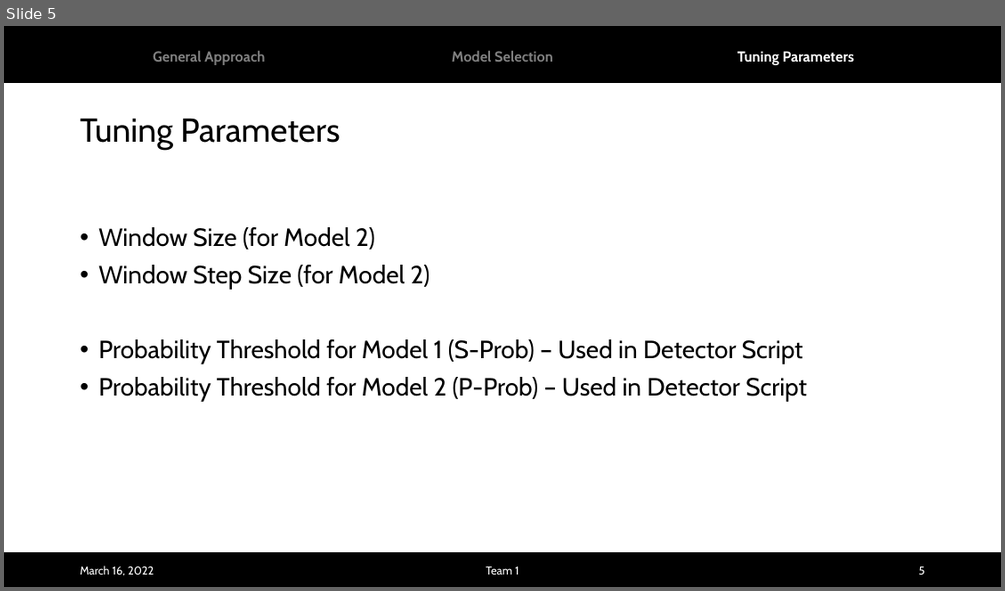
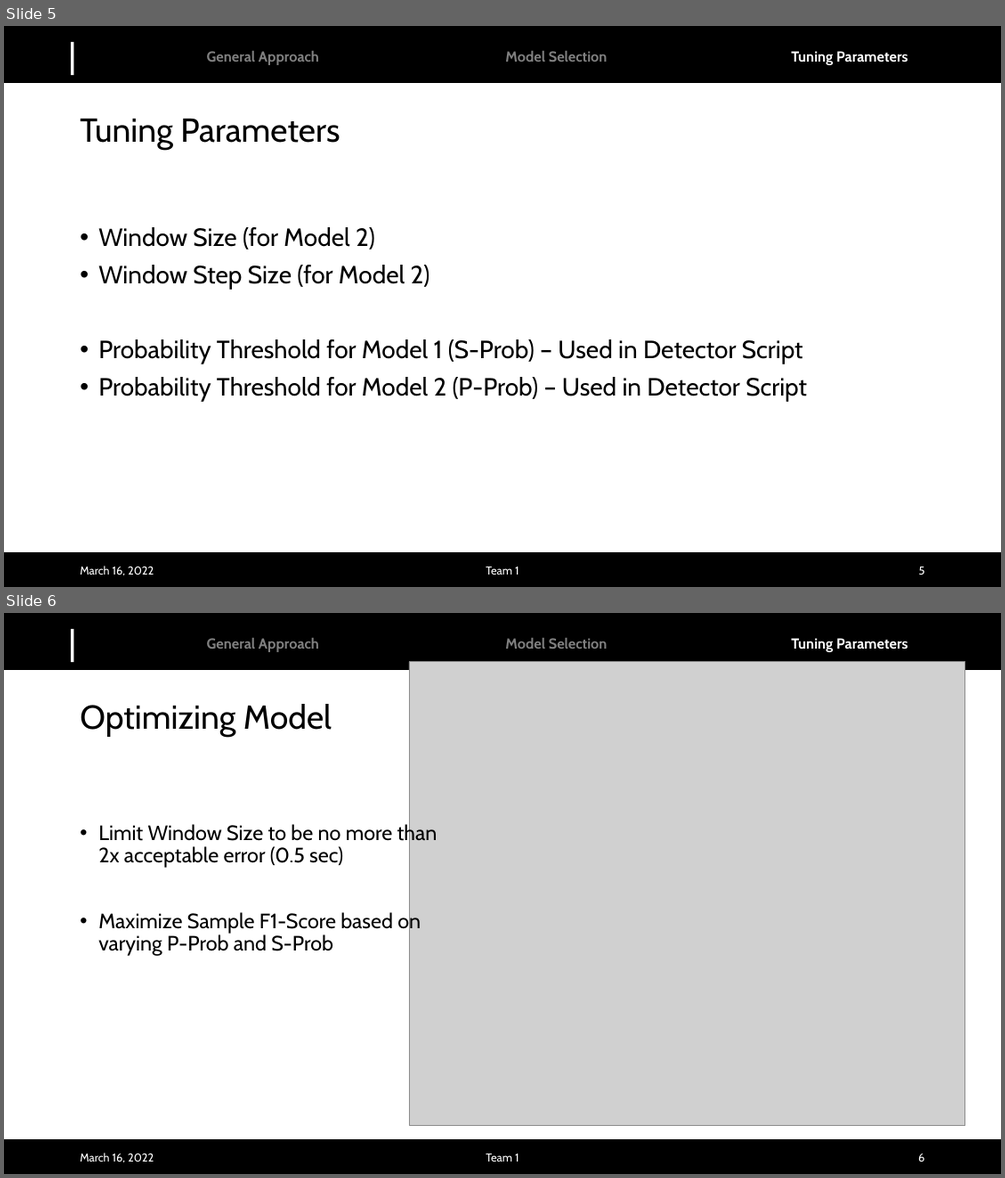
Before and after one commit to albertlk/grillochallenge, a slide deck: Challenge_Team1_v2.pptx. Shown one above the other, each under a label of ours: slide 5 before the commit, slides 5 and 6 after it. The pictures are 1005x591 and 1005x1178 pixels, drawn with LibreOffice and Linux fonts; fonts in the diff are those of the drawing; grey boxes stand for pictures; background and template pictures are left out. Boxes give left, top, right and bottom in pixels: in the first picture for what was removed or moved away, otherwise in the second. Text is boxed around its words. In the diff, an @@ line names an element or a change of style, - is before the commit and + after.

```diff
--- a/Challenge_Team1_v2.pptx
+++ b/Challenge_Team1_v2.pptx
@@ slide 6 added at (x1=4, y1=613, x2=1001, y2=1174), background #FFFFFF; not listed: 3 template elements that a slide beside it also shows @@
@@ text added at (x1=207, y1=638, x2=319, y2=652), 14 pt, text #808080, bold @@
+General Approach
@@ text added at (x1=505, y1=638, x2=607, y2=649), 14 pt, text #808080, bold @@
+Model Selection
@@ text added at (x1=791, y1=638, x2=907, y2=652), 14 pt, text #FFFFFF, bold @@
+Tuning Parameters
@@ picture added at (x1=409, y1=662, x2=966, y2=1126) @@
@@ title added at (x1=80, y1=704, x2=332, y2=737), 32 pt, text #000000 @@
+Optimizing Model
@@ text added at (x1=98, y1=822, x2=437, y2=956), 20 pt, text #000000 @@
+• Limit Window Size to be no more than 2x acceptable error (0.5 sec)
+• Maximize Sample F1-Score based on varying P-Prob and S-Prob
@@ text added at (x1=80, y1=1152, x2=154, y2=1162), 11 pt, text #FFFFFF @@
+March 16, 2022
@@ text added at (x1=485, y1=1153, x2=519, y2=1161), 11 pt, text #FFFFFF @@
+Team 1
@@ page number added at (x1=918, y1=1153, x2=924, y2=1161), 11 pt, text #FFFFFF @@
+6
@@ slide 5 changed as well @@
@@ text added at (x1=61, y1=32, x2=83, y2=76), 33.3 pt, text #FFFFFF @@
+|
@@ 3 texts moved together from (x1=153, y1=51, x2=854, y2=65) to (x1=207, y1=51, x2=907, y2=65) @@
```
Also in this commit, not shown: 5 other slides changed, 2 other files.
